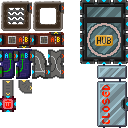
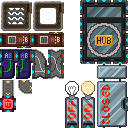
Layers edited between the first and the second (128, 128) image:
renamed "Paint Layer 4(pasted)" to "Layer 4(pasted)", showed it, painted on it over 65, 80, 96, 128
